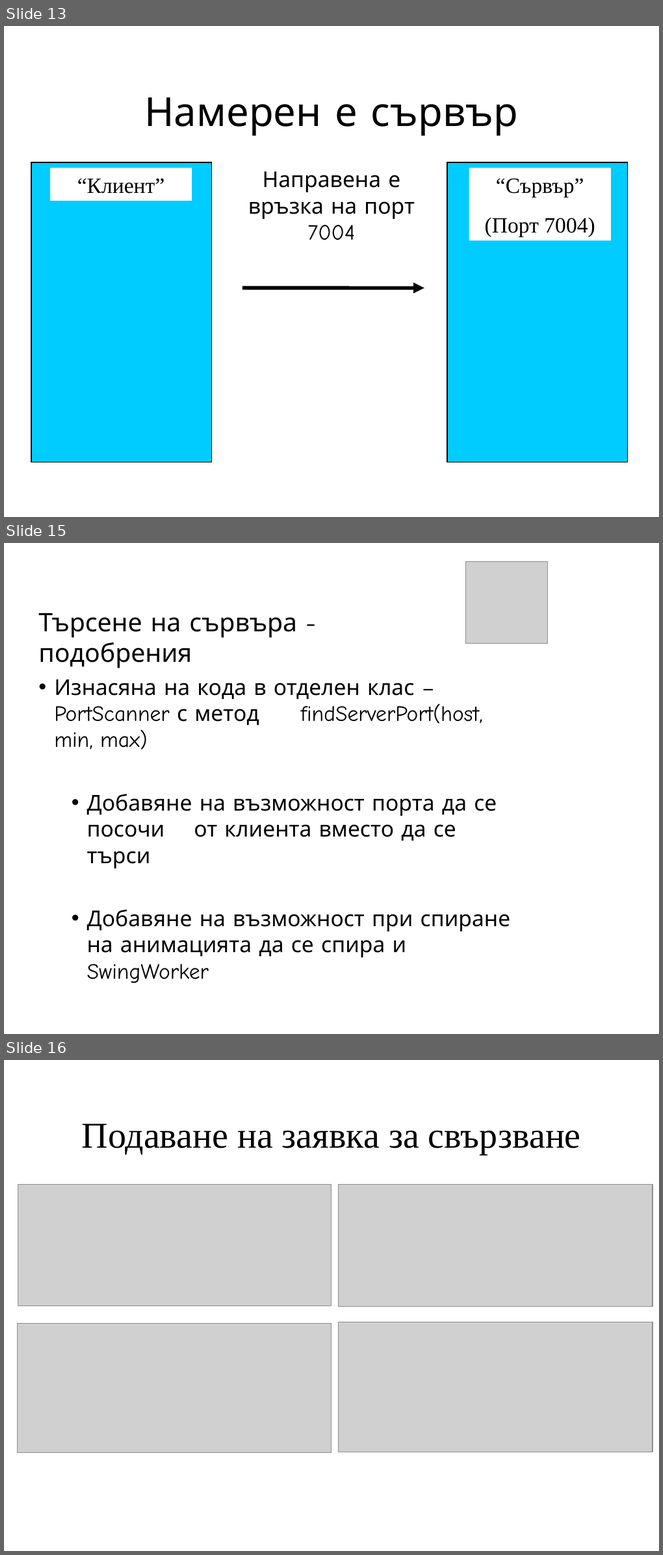
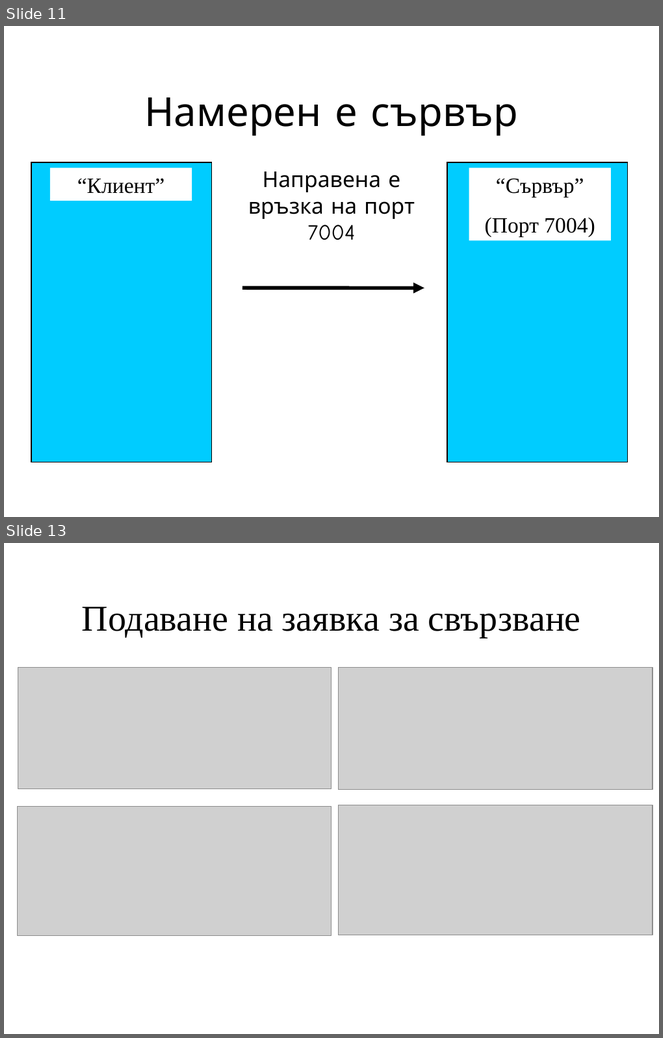
Before and after one commit to sukkw/java_course, a slide deck: ServerSide/chat.ppt. Shown one above the other, each under a label of ours: slides 13, 15 and 16 before the commit, slides 11 and 13 after it; the slides between them are not shown. The pictures are 663x1555 and 663x1038 pixels, drawn with LibreOffice and Linux fonts; fonts in the diff are those of the drawing; grey boxes stand for pictures; background and template pictures are left out. Boxes give left, top, right and bottom in pixels: in the first picture for what was removed or moved away, otherwise in the second. Text is boxed around its words. In the diff, an @@ line names an element or a change of style, - is before the commit and + after.

```diff
--- a/ServerSide/chat.ppt
+++ b/ServerSide/chat.ppt
@@ slide 15 removed at (4, 543, 659, 1034), background picture (left out) @@
@@ picture removed at (466, 561, 548, 643) @@
@@ text removed at (38, 613, 297, 668) @@
-Търсене на сървъра - подобрения
@@ text removed at (54, 679, 511, 984) @@
-• Изнасяна на кода в отделен клас – PortScanner с метод findServerPort(host, min, max)
-• Добавяне на възможност порта да се посочи от клиента вместо да се търси
-• Добавяне на възможност при спиране на анимацията да се спира и SwingWorker
@@ what was slide 13 is now slide 11 @@
@@ what was slide 16 is now slide 13 @@
```
Also in this commit, not shown: 2 slides changed, 2 other slides removed, 2 other files.
